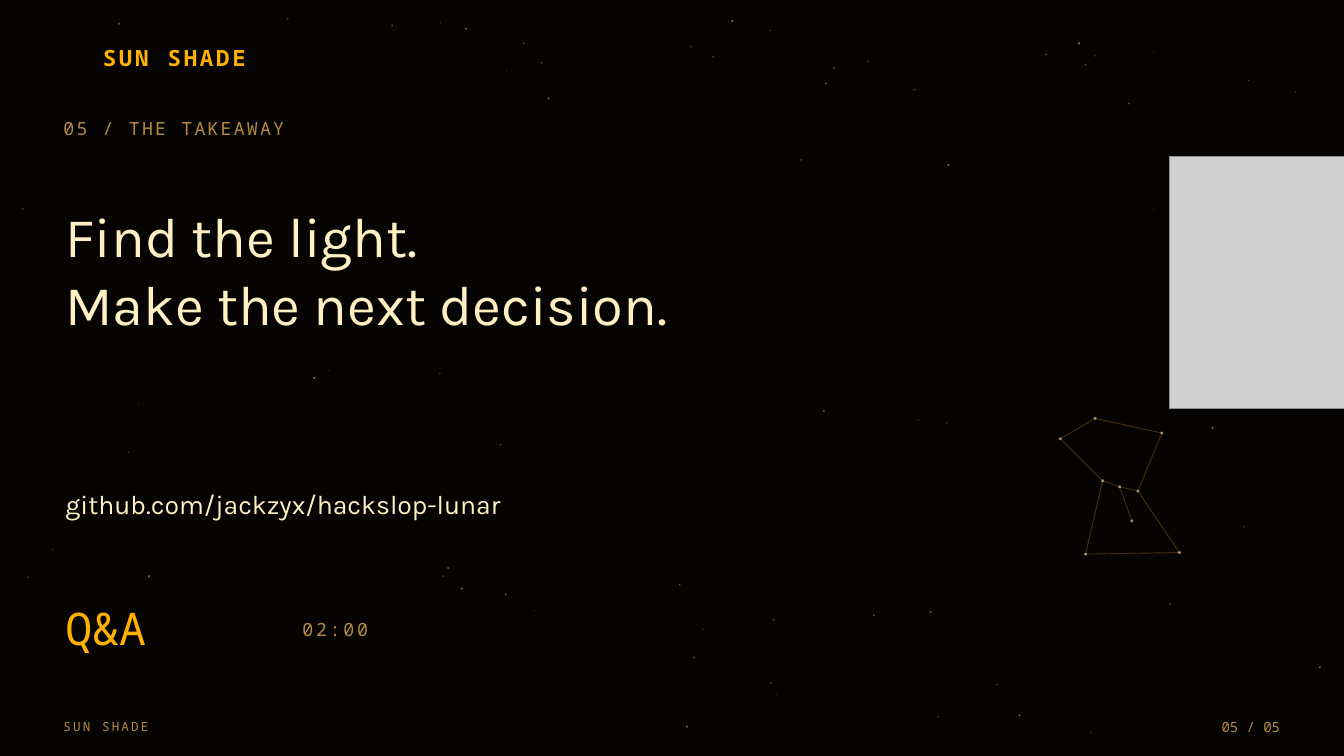
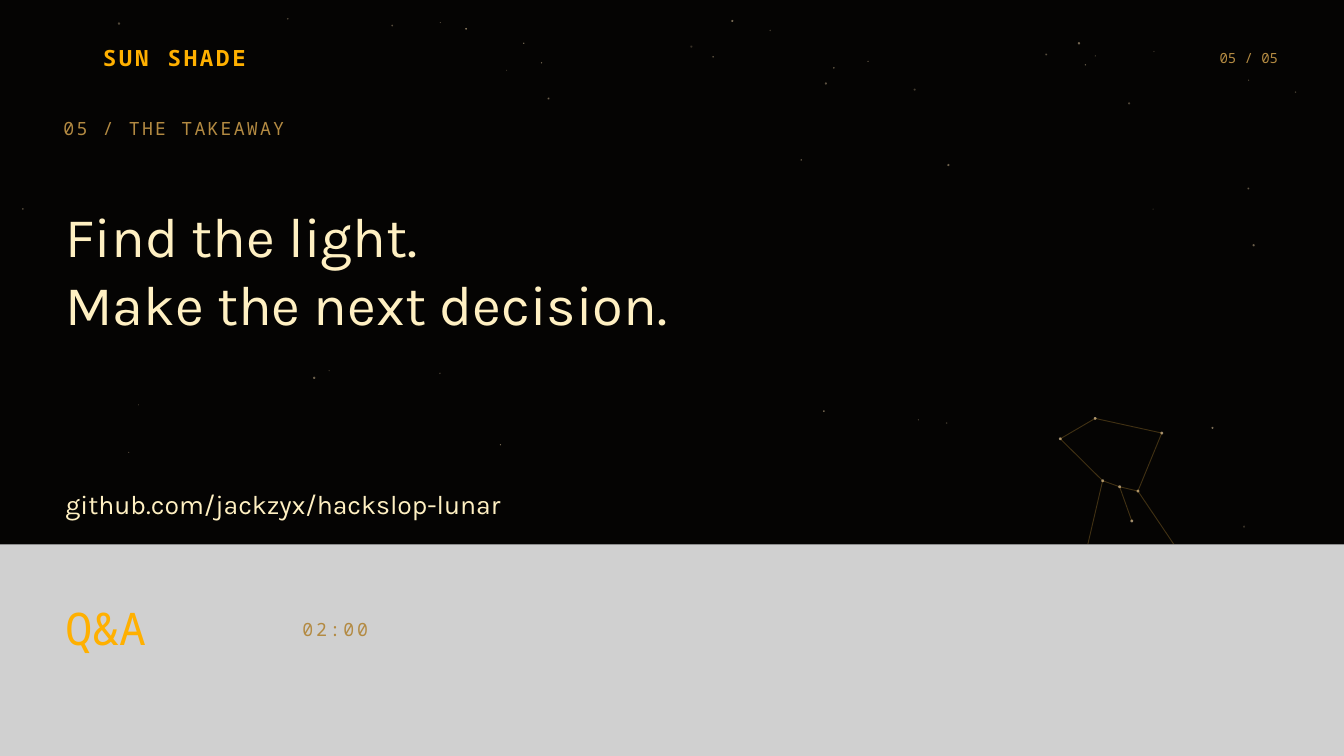
Before and after one commit to jackzyx/hackslop-lunar, a slide deck: slide 5 of docs/sun-shade-pitch-v3.pptx. Drawn at 1344x756 pixels with LibreOffice and Linux fonts; fonts in the diff are those of the drawing; grey boxes stand for pictures. Boxes give left, top, right and bottom in pixels: in the first picture for what was removed or moved away, otherwise in the second. Text is boxed around its words. In the diff, an @@ line names an element or a change of style, - is before the commit and + after.

```diff
--- a/docs/sun-shade-pitch-v3.pptx
+++ b/docs/sun-shade-pitch-v3.pptx
@@ text "05 / 05": place and size @@
-text "05 / 05" at bbox=[1222, 722, 1280, 732]
+text "05 / 05" at bbox=[1220, 53, 1278, 63]
@@ picture removed at bbox=[1170, 156, 1344, 408] @@
@@ ellipse added at bbox=[1248, 188, 1250, 190], fill #FFE2B4 at 36% opacity @@
@@ ellipse added at bbox=[1253, 244, 1255, 246], fill #FFE2B4 at 41% opacity @@
@@ picture added at bbox=[0, 544, 1344, 756] @@
@@ ellipse removed at bbox=[52, 548, 53, 549] @@
@@ ellipse removed at bbox=[448, 568, 450, 570] @@
@@ ellipse removed at bbox=[1085, 553, 1088, 556] @@
@@ line removed from (1180, 553) to (1086, 555) @@
@@ ellipse removed at bbox=[1179, 552, 1182, 555] @@
@@ ellipse removed at bbox=[27, 577, 29, 579] @@
@@ ellipse removed at bbox=[148, 576, 150, 578] @@
@@ ellipse removed at bbox=[443, 576, 444, 577] @@
@@ ellipse removed at bbox=[461, 588, 463, 590] @@
@@ ellipse removed at bbox=[505, 594, 507, 596] @@
@@ ellipse removed at bbox=[680, 584, 681, 585] @@
@@ ellipse removed at bbox=[533, 611, 534, 612] @@
@@ ellipse removed at bbox=[703, 629, 704, 630] @@
@@ ellipse removed at bbox=[772, 619, 774, 621] @@
@@ ellipse removed at bbox=[873, 615, 875, 617] @@
@@ ellipse removed at bbox=[931, 611, 933, 613] @@
@@ ellipse removed at bbox=[1170, 603, 1172, 605] @@
@@ ellipse removed at bbox=[693, 656, 695, 658] @@
@@ ellipse removed at bbox=[770, 683, 771, 684] @@
@@ ellipse removed at bbox=[996, 685, 997, 686] @@
@@ ellipse removed at bbox=[1319, 666, 1321, 668] @@
@@ ellipse removed at bbox=[776, 695, 777, 696] @@
@@ ellipse removed at bbox=[938, 716, 940, 718] @@
@@ ellipse removed at bbox=[1019, 715, 1021, 717] @@
@@ text removed at bbox=[63, 722, 148, 731] @@
-SUN SHADE
@@ ellipse removed at bbox=[686, 726, 688, 728] @@
@@ ellipse removed at bbox=[1091, 732, 1092, 733] @@
```
Also in this commit, not shown: 5 other slides changed, 2 other files.
